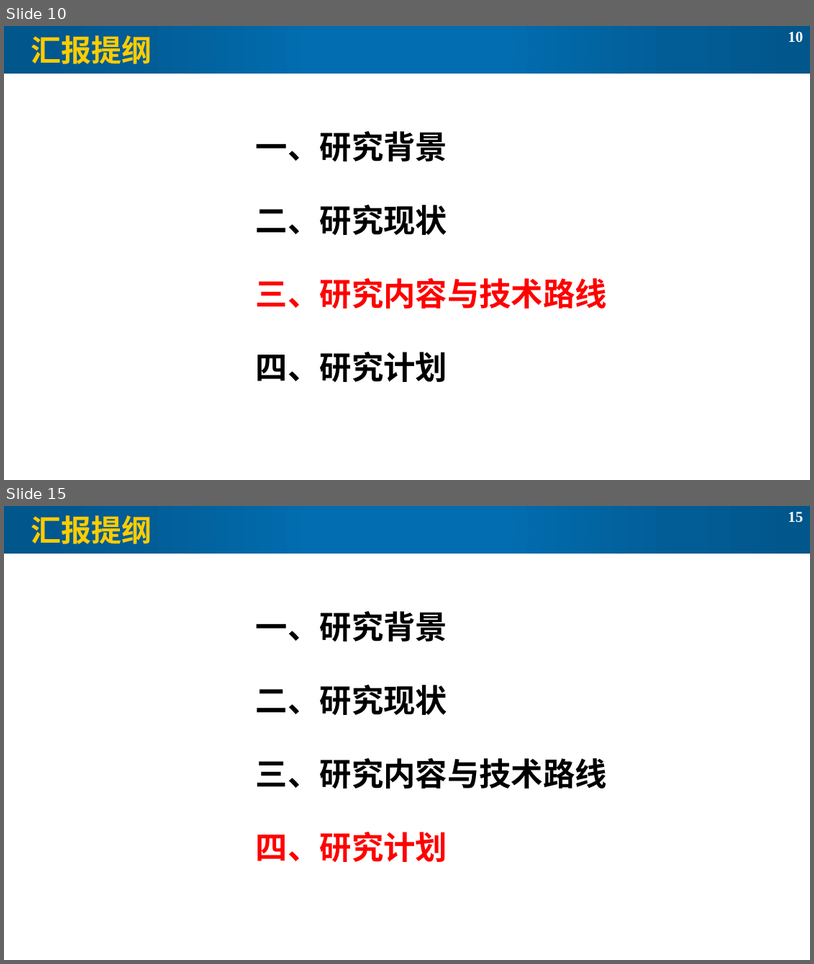
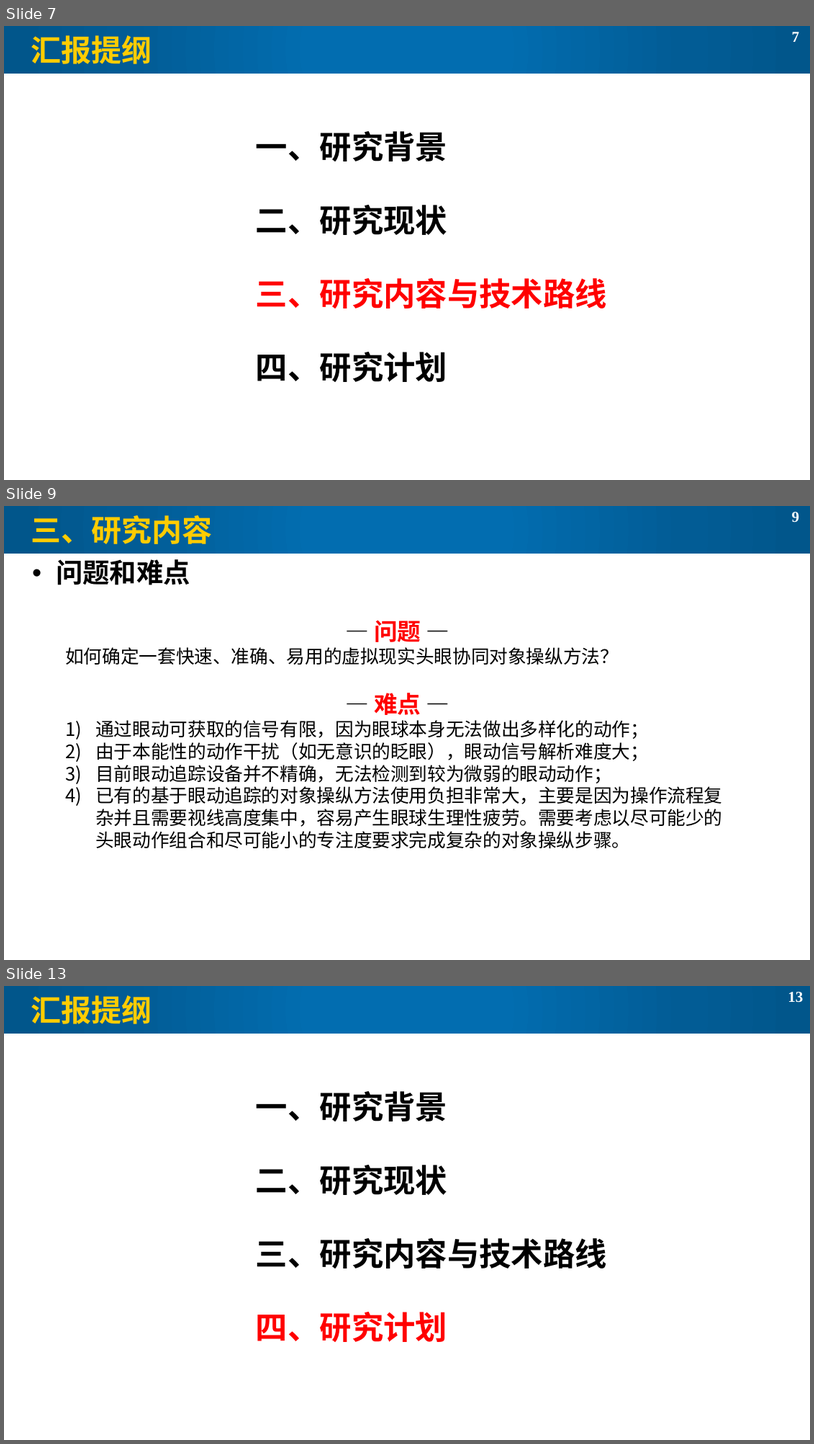
Before and after one commit to lorenz-liu/gaze-dominant-manipulation, a slide deck: PAPERWORK/毕设开题PPT.pptx. Shown one above the other, each under a label of ours: slides 10 and 15 before the commit, slides 7, 9 and 13 after it; the slides between them are not shown. The pictures are 814x964 and 814x1444 pixels, drawn with LibreOffice and Linux fonts; fonts in the diff are those of the drawing. Boxes give left, top, right and bottom in pixels: in the first picture for what was removed or moved away, otherwise in the second. Text is boxed around its words. In the diff, an @@ line names an element or a change of style, - is before the commit and + after.

```diff
--- a/PAPERWORK/毕设开题PPT.pptx
+++ b/PAPERWORK/毕设开题PPT.pptx
@@ slide 9 added at (4,506,810,960), background #FFFFFF; not listed: 3 template elements that a slide beside it also shows @@
@@ title added at (31,515,213,544), 36 pt, text #FFCC00, bold @@
+三、研究内容
@@ text added at (56,559,190,585), 32 pt, text #000000, bold @@
+• 问题和难点
@@ text added at (65,620,723,848), 22 pt, text #000000 @@
+— 问题 —
+如何确定一套快速、准确、易用的虚拟现实头眼协同对象操纵方法？
+— 难点 —
+1) 通过眼动可获取的信号有限，因为眼球本身无法做出多样化的动作；
+2) 由于本能性的动作干扰（如无意识的眨眼），眼动信号解析难度大；
+3) 目前眼动追踪设备并不精确，无法检测到较为微弱的眼动动作；
+4) 已有的基于眼动追踪的对象操纵方法使用负担非常大，主要是因为操作流程复杂并且需要视线高度集中，容易产生眼球生理性疲劳。需要考虑以尽可能少的头眼动作组合和尽可能小的专注度要求完成复杂的对象操纵步骤。
@@ what was slide 10 is now slide 7 @@
@@ page number at (792,32,800,42): text changed @@
-10
+7
@@ what was slide 15 is now slide 13 @@
@@ page number at (788,992,803,1003): text changed @@
-15
+13
```
Also in this commit, not shown: 6 slides changed, 1 other slide added, 4 slides removed, 7 other files.
